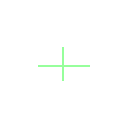
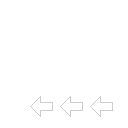
Revision of a layered (128, 128) image; what changed, layer by layer:
painted on "Layer 1" over [30, 47, 113, 117]
